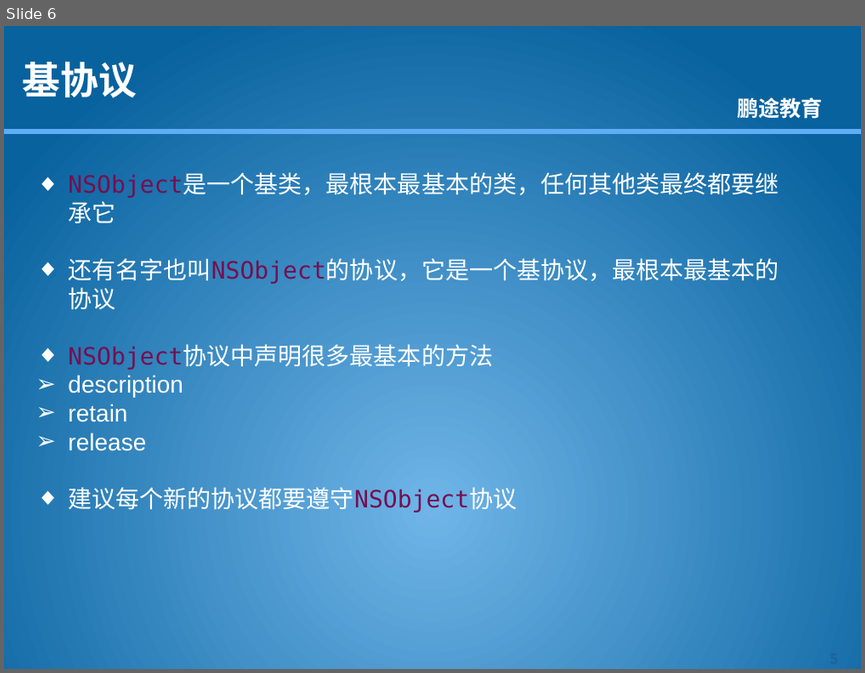
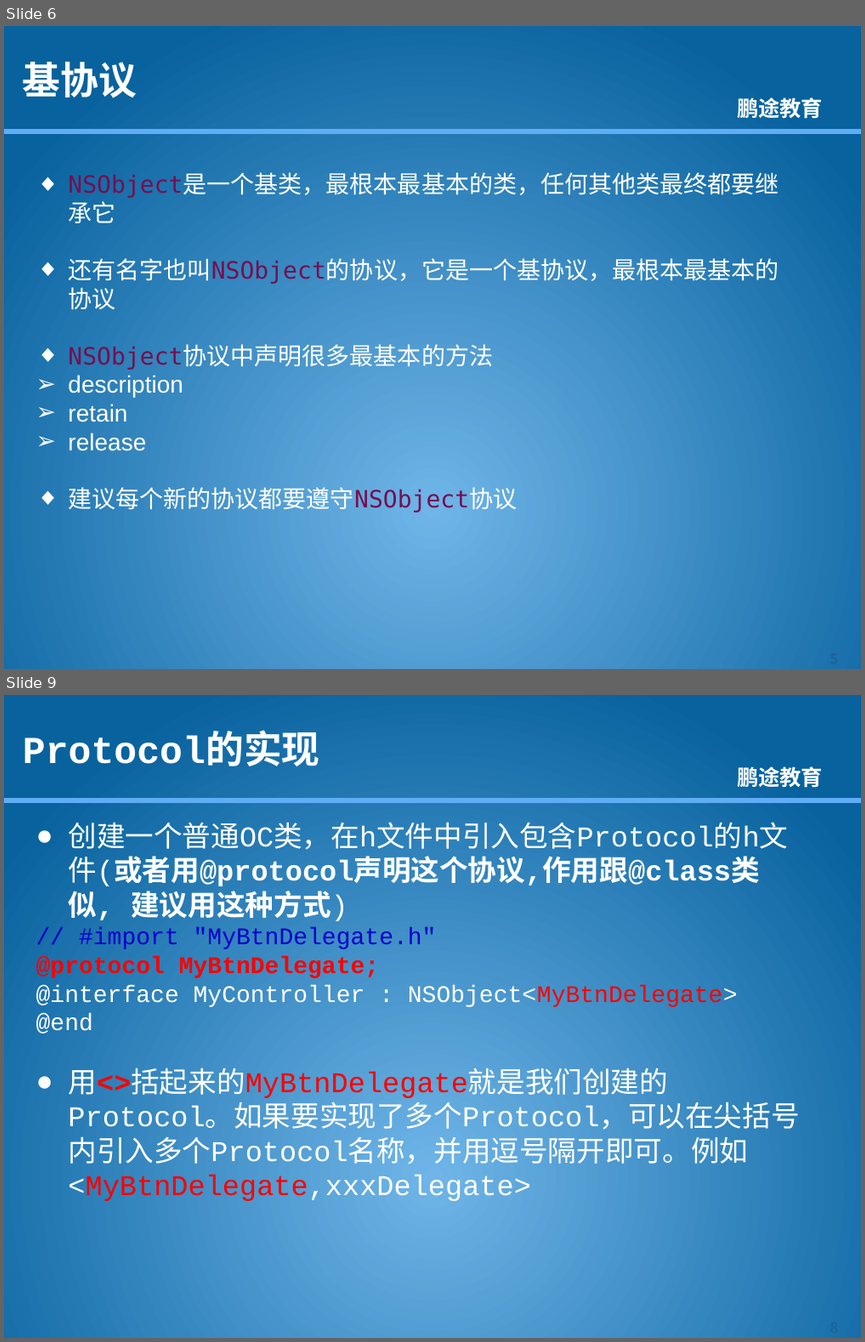
Before and after one commit to kkdmh77/gjh_baoche, a slide deck: 资料/课件/OC/OC语言-4.2-设计模式-委托.pptx. Shown one above the other, each under a label of ours: slide 6 before the commit, slides 6 and 9 after it; the slides between them are not shown. The pictures are 865x673 and 865x1342 pixels, drawn with LibreOffice and Linux fonts; fonts in the diff are those of the drawing; background and template pictures are left out. Boxes give left, top, right and bottom in pixels: in the first picture for what was removed or moved away, otherwise in the second. Text is boxed around its words. In the diff, an @@ line names an element or a change of style, - is before the commit and + after.

```diff
--- a/资料/课件/OC/OC语言-4.2-设计模式-委托.pptx
+++ b/资料/课件/OC/OC语言-4.2-设计模式-委托.pptx
@@ slide 9 added at [4,695,861,1338], background picture (left out); not listed: 2 template elements that a slide beside it also shows @@
@@ title added at [23,736,320,766], 32 pt, text #FFFFFF, bold @@
+Protocol的实现
@@ text added at [36,822,799,1202], 24 pt, text #FFFFFF @@
+● 创建一个普通OC类，在h文件中引入包含Protocol的h文件(或者用@protocol声明这个协议,作用跟@class类似, 建议用这种方式)
+// #import "MyBtnDelegate.h"
+@protocol MyBtnDelegate;
+@interface MyController : NSObject<MyBtnDelegate>
+@end
+● 用<>括起来的MyBtnDelegate就是我们创建的Protocol。如果要实现了多个Protocol，可以在尖括号内引入多个Protocol名称，并用逗号隔开即可。例如<MyBtnDelegate,xxxDelegate>
@@ page number added at [796,1313,861,1338], 12 pt, text #1D629B, bold @@
+8
```
Also in this commit, not shown: 2 slides changed, 5 other slides added, 54 other files.
